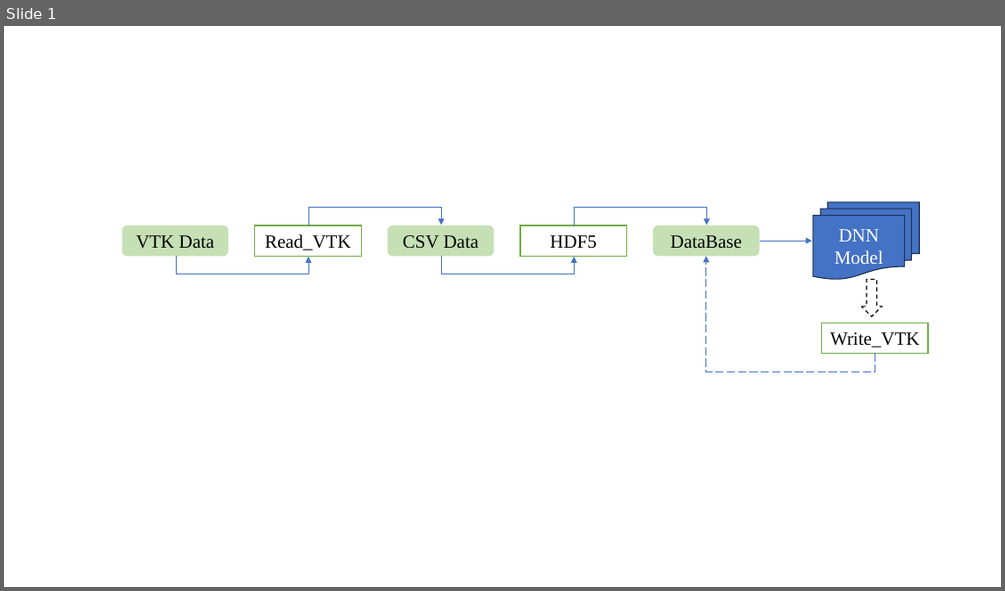
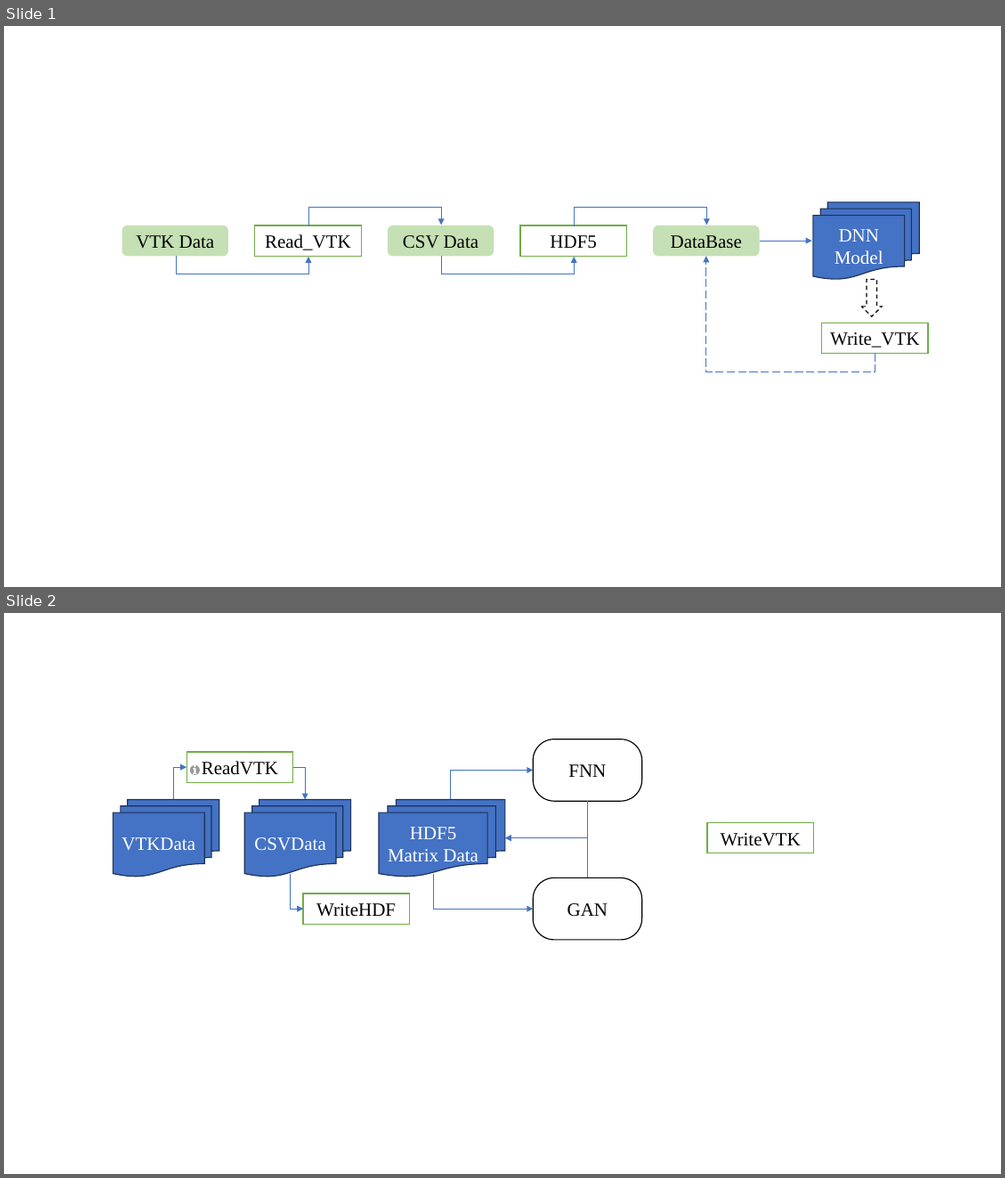
Before and after one commit to bulrush2008/ISimPrj, a slide deck: PPS/PreModule.pptx. Shown one above the other, each under a label of ours: slide 1 before the commit, slides 1 and 2 after it. The pictures are 1005x591 and 1005x1178 pixels, drawn with LibreOffice and Linux fonts; fonts in the diff are those of the drawing. Boxes give left, top, right and bottom in pixels: in the first picture for what was removed or moved away, otherwise in the second. Text is boxed around its words. In the diff, an @@ line names an element or a change of style, - is before the commit and + after.

Commit message:
update the picture in slide of Data-Flow

```diff
--- a/PPS/PreModule.pptx
+++ b/PPS/PreModule.pptx
@@ slide 2 added at bbox=[4, 613, 1001, 1174], background #FFFFFF @@
@@ rounded rectangle added at bbox=[533, 739, 642, 802], fill #FFFFFF, outline #000000 1 pt, 18 pt, text #000000 @@
+FNN
@@ elbow arrow added from (174, 799) to (186, 767), #4472C4 0.5 pt @@
@@ rectangle added at bbox=[186, 752, 292, 783], fill #FFFFFF, outline #70AD47 1 pt, 18 pt, text #000000 @@
+ReadVTK
@@ action button information added at bbox=[188, 763, 202, 778], fill #FFFFFF @@
@@ elbow arrow added from (292, 767) to (306, 799), #4472C4 0.5 pt @@
@@ elbow arrow added from (451, 799) to (533, 770), #4472C4 0.5 pt @@
@@ flow chart multidocument added at bbox=[113, 799, 219, 876], fill #4472C4, outline #1E3256 1 pt, 18 pt, text #FFFFFF @@
+VTKData
@@ flow chart multidocument added at bbox=[245, 799, 351, 876], fill #4472C4, outline #1E3256 1 pt, 18 pt, text #FFFFFF @@
+CSVData
@@ flow chart multidocument added at bbox=[379, 799, 505, 876], fill #4472C4, outline #1E3256 1 pt, 18 pt, text #FFFFFF @@
+HDF5
+Matrix Data
@@ elbow arrow added from (587, 801) to (505, 838), #4472C4 0.5 pt @@
@@ rectangle added at bbox=[708, 822, 814, 853], fill #FFFFFF, outline #70AD47 1 pt, 18 pt, text #000000 @@
+WriteVTK
@@ elbow arrow added from (587, 877) to (505, 838), #4472C4 0.5 pt @@
@@ elbow arrow added from (291, 873) to (303, 908), #4472C4 0.5 pt @@
@@ elbow arrow added from (433, 873) to (533, 908), #4472C4 0.5 pt @@
@@ rounded rectangle added at bbox=[533, 877, 642, 940], fill #FFFFFF, outline #000000 1 pt, 18 pt, text #000000 @@
+GAN
@@ rectangle added at bbox=[303, 893, 409, 925], fill #FFFFFF, outline #70AD47 1 pt, 18 pt, text #000000 @@
+WriteHDF
```
Also in this commit, not shown: 1 other slide added, 1 other file.
